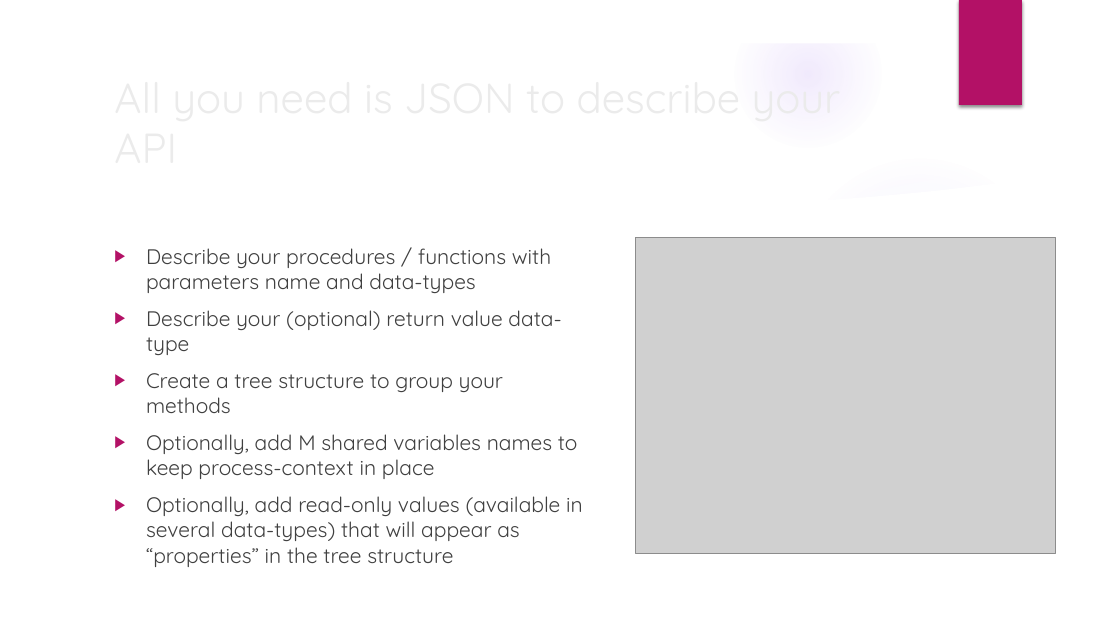
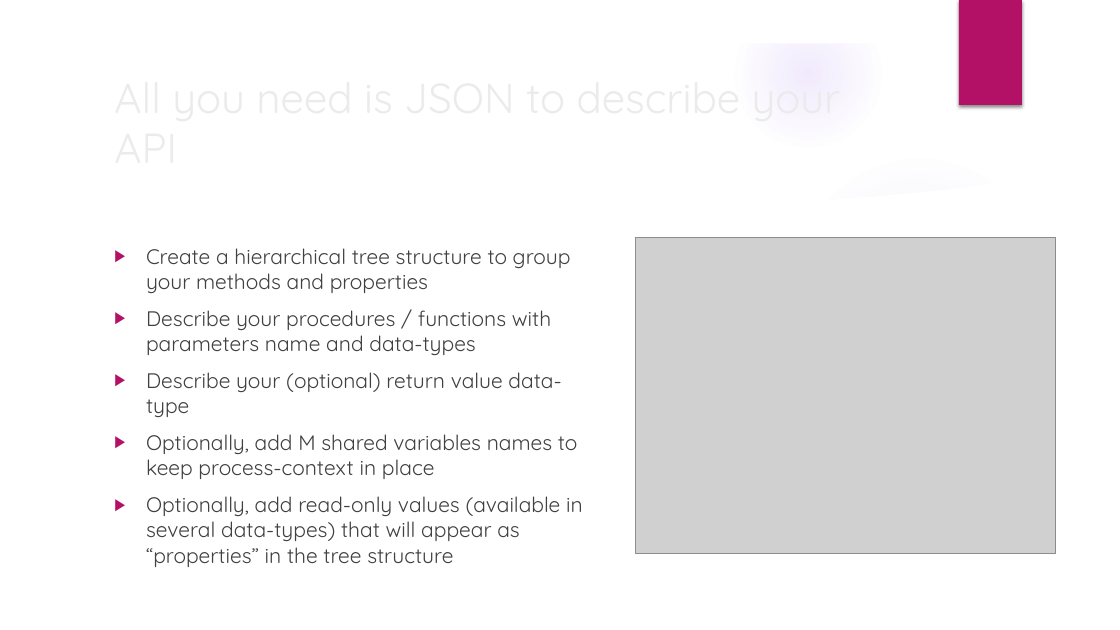
Before and after one commit to mind4yottadb/mind-server, a slide deck: slide 9 of docs/slides/def1.pptx. Drawn at 1120x630 pixels with LibreOffice and Linux fonts; fonts in the diff are those of the drawing; grey boxes stand for pictures; background and template pictures are left out. Boxes give left, top, right and bottom in pixels: in the first picture for what was removed or moved away, otherwise in the second. Text is boxed around its words. In the diff, an @@ line names an element or a change of style, - is before the commit and + after.

```diff
--- a/docs/slides/def1.pptx
+++ b/docs/slides/def1.pptx
@@ text at bbox=[146, 248, 571, 293]: paragraph added @@
+▶ Create a hierarchical tree structure to group your methods and properties
@@ text at bbox=[146, 373, 503, 413]: paragraph removed @@
-▶ Create a tree structure to group your methods
```
Also in this commit, not shown: 4 other files.
